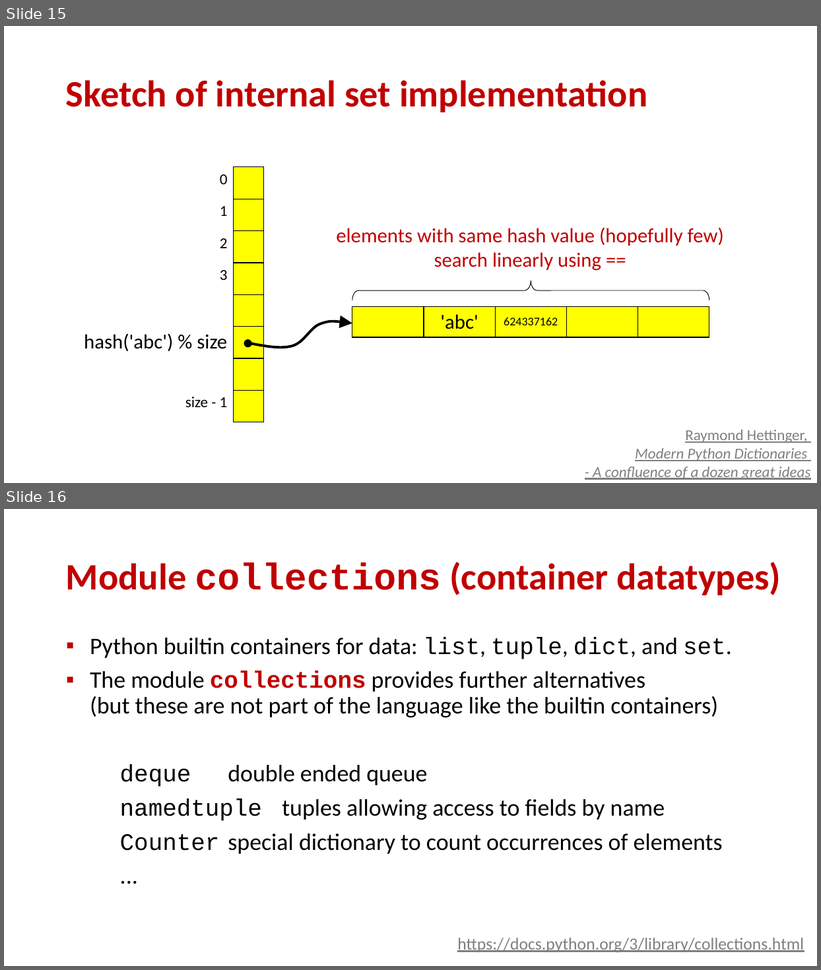
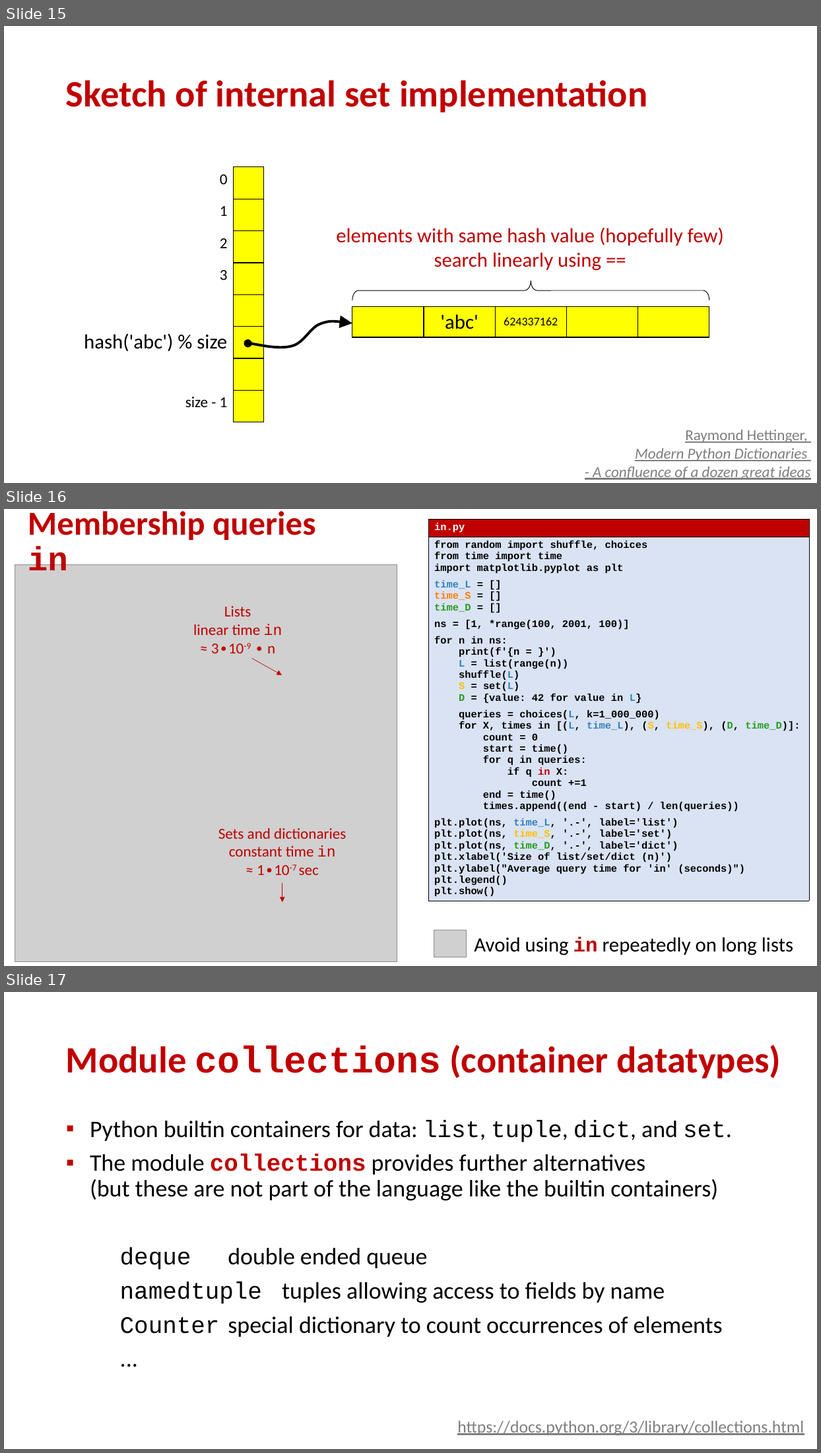
Before and after one commit to gsbrodal/gsbrodal.github.io, a slide deck: ipsa/slides/dictionaries.pptx. Shown one above the other, each under a label of ours: slides 15 and 16 before the commit, slides 15, 16 and 17 after it. The pictures are 821x970 and 821x1453 pixels, drawn with LibreOffice and Linux fonts; fonts in the diff are those of the drawing; grey boxes stand for pictures. Boxes give left, top, right and bottom in pixels: in the first picture for what was removed or moved away, otherwise in the second. Text is boxed around its words. In the diff, an @@ line names an element or a change of style, - is before the commit and + after.

```diff
--- a/ipsa/slides/dictionaries.pptx
+++ b/ipsa/slides/dictionaries.pptx
@@ slide 16 added at <box>4,509,817,966</box>, background #FFFFFF @@
@@ title added at <box>28,511,316,570</box>, 39.6 pt, text #C00000, bold @@
+Membership queries in
@@ table added at <box>428,520,810,923</box>, 2 rows, 1 columns @@
+in.py
+from random import shuffle, choices / from time import time / import matplotlib.pyplot as plt / time_L = [] / time_S = [] / time_D = [] / ns = [1, *range(100, 2001, 100)] / for n in ns: / print(f'{n = }') / L = list(range(n)) / shuffle(L) / S = set(L) / D = {value: 42 for value in L} / queries = choices(L, k=1_000_000) / for X, times in [(L, time_L), (S, time_S), (D, time_D)]: / count = 0 / start = time() / for q in queries: / if q in X: / count +=1 / end = time() / times.append((end - start) / len(queries)) / plt.plot(ns, time_L, '.-', label='list') / plt.plot(ns, time_S, '.-', label='set') / plt.plot(ns, time_D, '.-', label='dict') / plt.xlabel('Size of list/set/dict (n)') / plt.ylabel("Average query time for 'in' (seconds)") / plt.legend() / plt.show()
@@ picture added at <box>15,565,397,962</box> @@
@@ text added at <box>193,606,283,654</box>, 18 pt, text #C00000 @@
+Lists
+linear time in
+≈ 3∙10-9 ∙ n
@@ arrow added from (252, 658) to (282, 675), #C00000 0.5 pt @@
@@ text added at <box>218,828,346,875</box>, 18 pt, text #C00000 @@
+Sets and dictionaries constant time in
+≈ 1∙10-7 sec
@@ arrow added from (282, 883) to (282, 902), #C00000 0.5 pt @@
@@ picture added at <box>434,931,467,957</box> @@
@@ text added at <box>474,937,793,956</box>, 24 pt, text #000000 @@
+Avoid using in repeatedly on long lists
@@ what was slide 16 is now slide 17 @@
```
Also in this commit, not shown: 5 other files.
